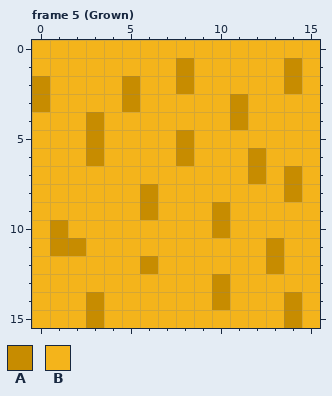
One commit to this pixel-art file: sprites/wheat.ase. Above: the version before the commit.
16x16 pixels, 8 frames. Shown: frame 5 (Grown). The commit also changed other frames, which this record leaves out.
Palette (. is transparent): A #c78c00  B #f4b41b
Pixels before, frame 5 (Grown), first column x 0:
 0 BBBBBBBBBBBBBBBB
 1 BBBBBBBBABBBBBAB
 2 ABBBBABBABBBBBAB
 3 ABBBBABBBBBABBBB
 4 BBBABBBBBBBABBBB
 5 BBBABBBBABBBBBBB
 6 BBBABBBBABBBABBB
 7 BBBBBBBBBBBBABAB
 8 BBBBBBABBBBBBBAB
 9 BBBBBBABBBABBBBB
10 BABBBBBBBBABBBBB
11 BAABBBBBBBBBBABB
12 BBBBBBABBBBBBABB
13 BBBBBBBBBBABBBBB
14 BBBABBBBBBABBBAB
15 BBBABBBBBBBBBBAB
Once edited:
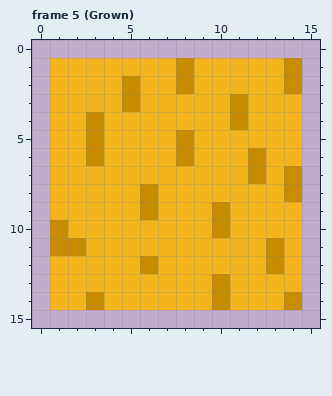
Changes in this commit:
Changed rows in their new state; - is an unchanged pixel.
Frame 5 (Grown):
first column x 0:
 0 ................
 1 .--------------.
 2 .--------------.
 3 .--------------.
 4 .--------------.
 5 .--------------.
 6 .--------------.
 7 .--------------.
 8 .--------------.
 9 .--------------.
10 .--------------.
11 .--------------.
12 .--------------.
13 .--------------.
14 .--------------.
15 ................
Pixel boxes of the changes (left, top, right, bottom) in both pictures:
erased: (32, 40, 320, 328)
